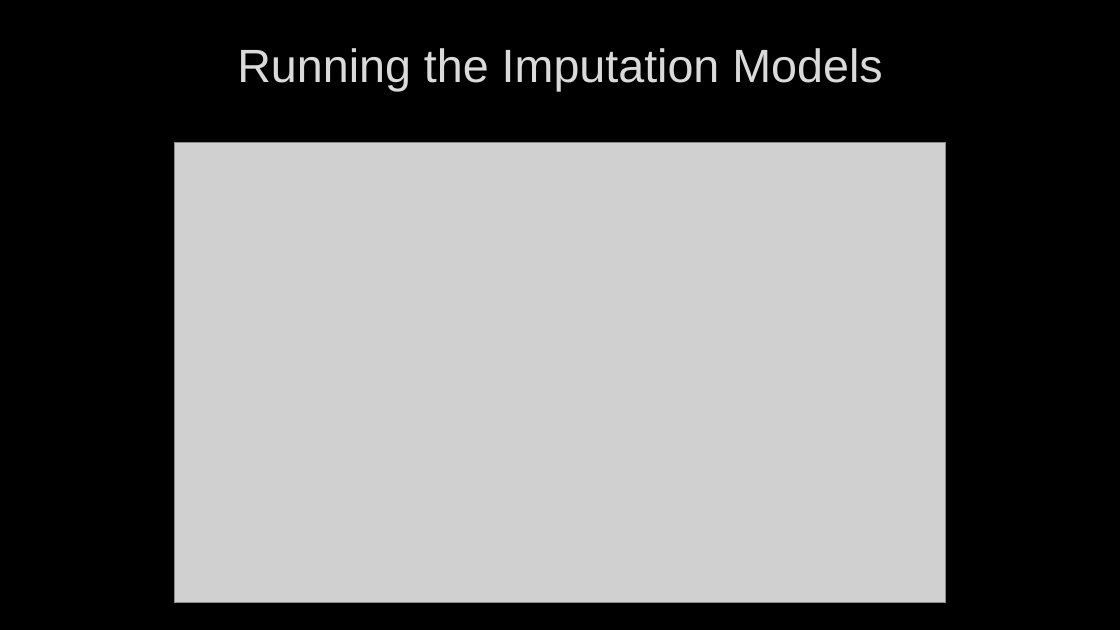
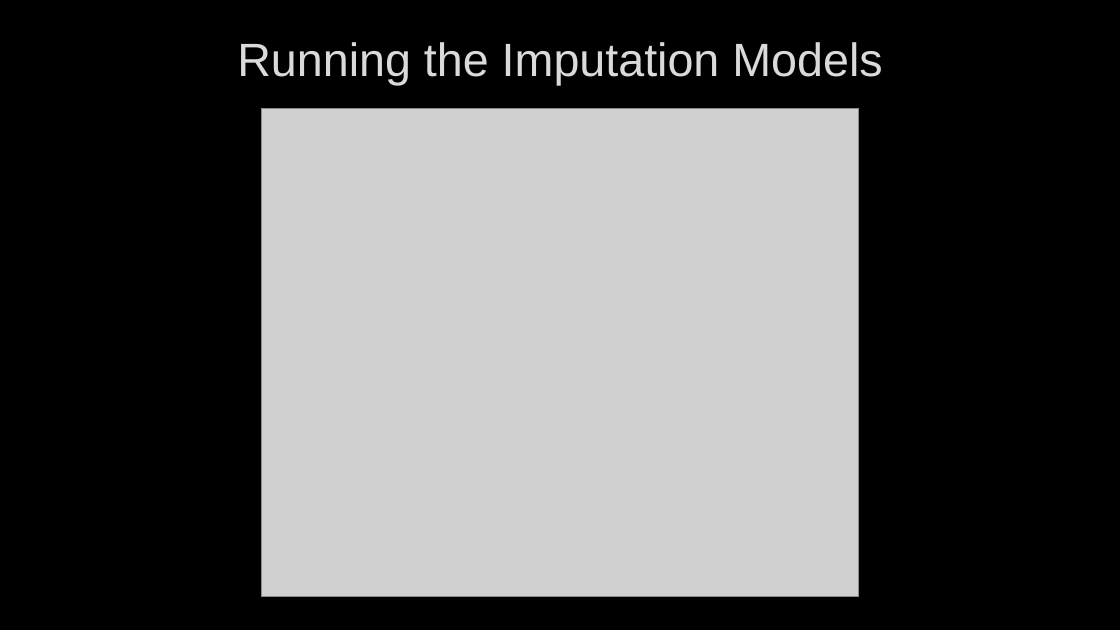
Before and after one commit to sdewittiii/Missing-Data-Imputation, a slide deck: slide 21 of Presentation/Multiple Imputation in Stata Tutorial.pptx (slide 22 before the commit). Drawn at 1120x630 pixels with LibreOffice and Linux fonts; fonts in the diff are those of the drawing; grey boxes stand for pictures; background and template pictures are left out. Boxes give left, top, right and bottom in pixels: in the first picture for what was removed or moved away, otherwise in the second. Text is boxed around its words. In the diff, an @@ line names an element or a change of style, - is before the commit and + after.

```diff
--- a/Presentation/Multiple Imputation in Stata Tutorial.pptx
+++ b/Presentation/Multiple Imputation in Stata Tutorial.pptx
@@ title "Running the Imputation Models": place and size @@
-title "Running the Imputation Models" at box(237, 48, 882, 91)
+title "Running the Imputation Models" at box(237, 42, 882, 86)
@@ picture: place and size @@
-picture at box(174, 143, 946, 602)
+picture at box(261, 108, 859, 597)
```
Also in this commit, not shown: 7 other slides changed, 7 slides added, 1 slide removed, 12 other files.
